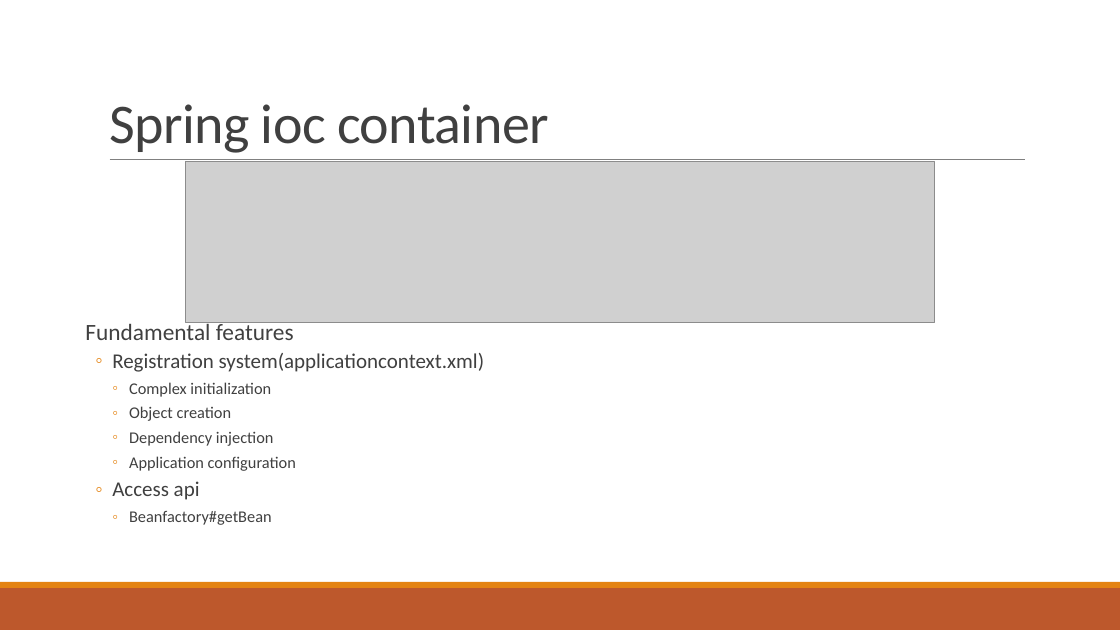
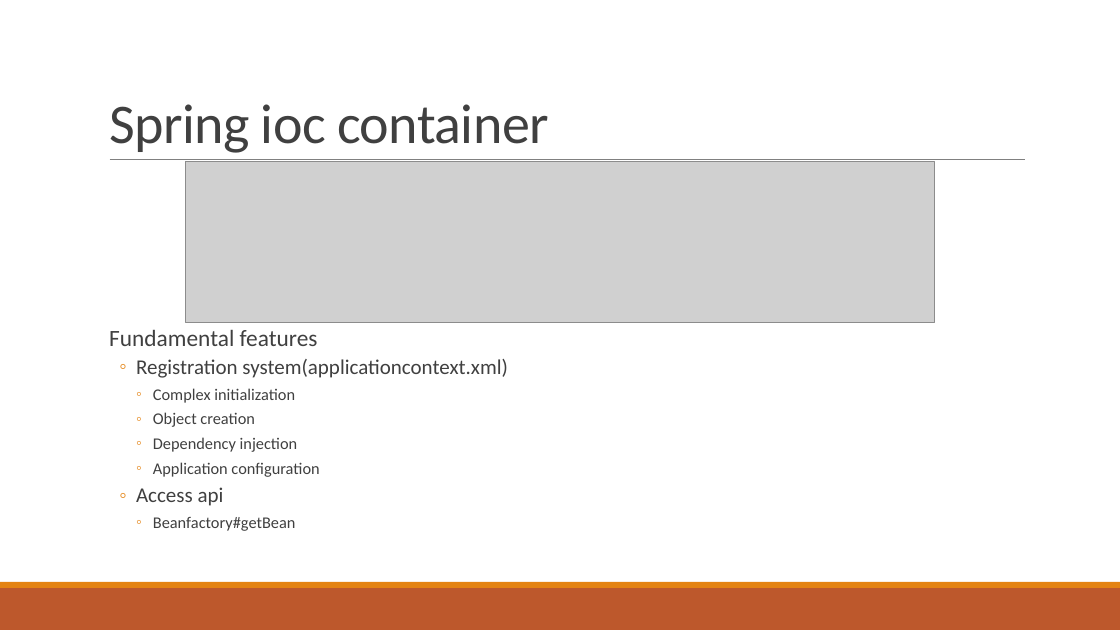
Before and after one commit to haminh10/JAVA_course_Spring_Hibernate_JPA, a slide deck: slide 4 of course/spring_lecture2.pptx. Drawn at 1120x630 pixels with LibreOffice and Linux fonts; fonts in the diff are those of the drawing; grey boxes stand for pictures. Boxes give left, top, right and bottom in pixels: in the first picture for what was removed or moved away, otherwise in the second. Text is boxed around its words. In the diff, an @@ line names an element or a change of style, - is before the commit and + after.

Commit message:
spring course v2.1

```diff
--- a/course/spring_lecture2.pptx
+++ b/course/spring_lecture2.pptx
@@ text "Fundamental features" rewrapped from [85, 320, 485, 525] to [109, 330, 508, 531] @@
```
Also in this commit, not shown: 27 other slides changed, 8 other files.
